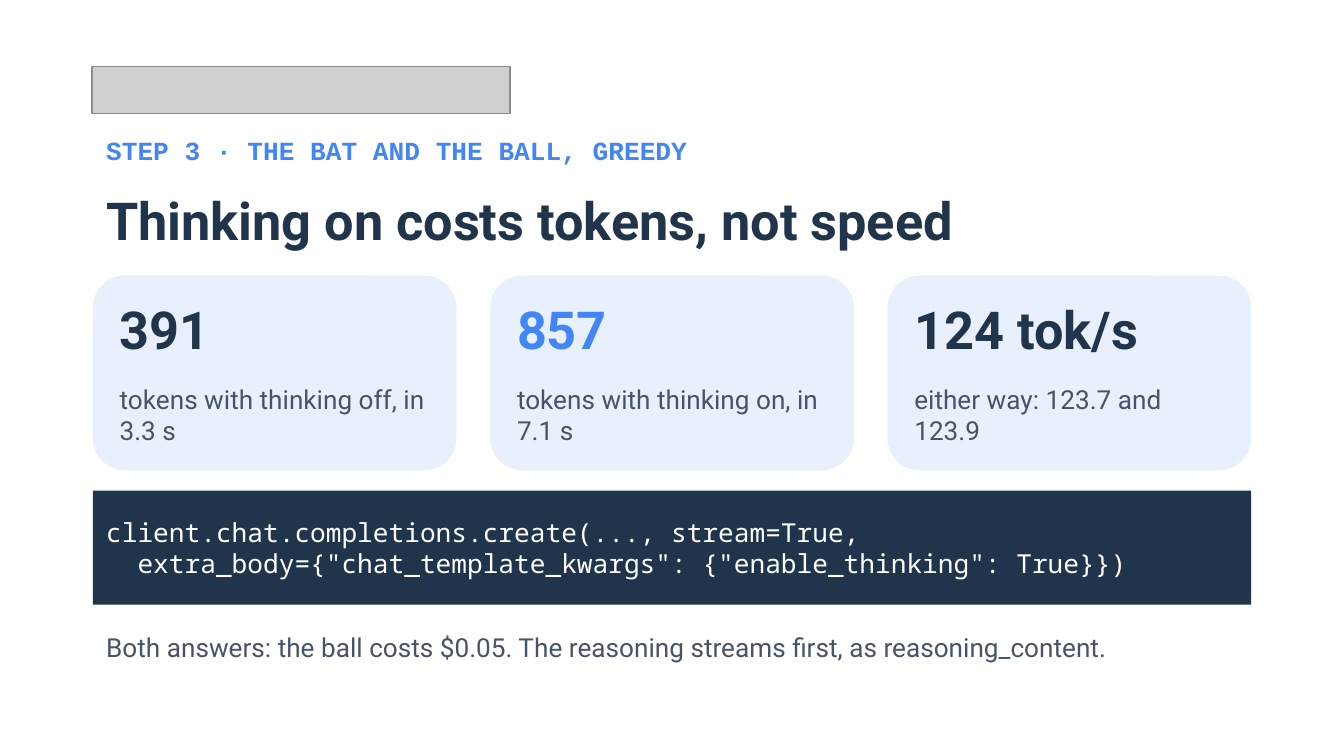
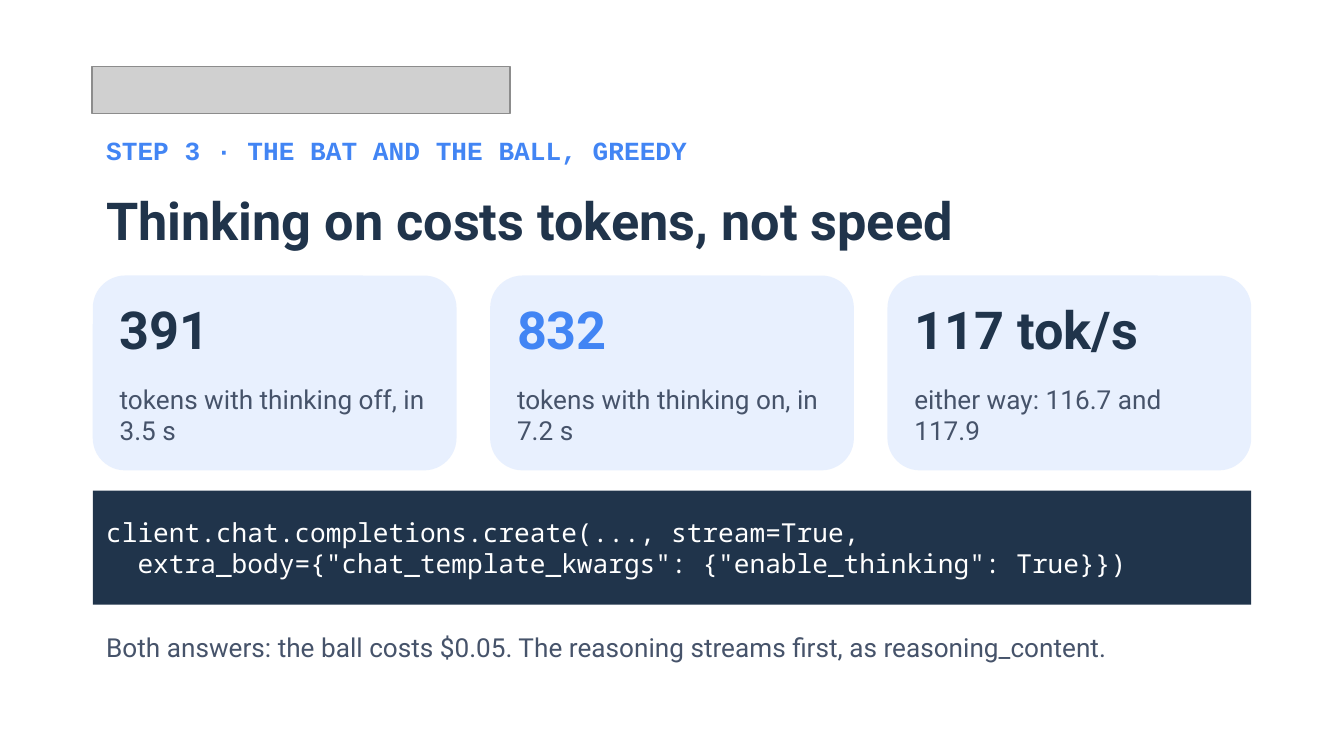
Before and after one commit to xbill9/colab, a slide deck: slide 9 of docs/deck/gemma4-colab-tpu-gde.pptx. Drawn at 1344x756 pixels with LibreOffice and Linux fonts; fonts in the diff are those of the drawing; grey boxes stand for pictures. Boxes give left, top, right and bottom in pixels: in the first picture for what was removed or moved away, otherwise in the second. Text is boxed around its words. In the diff, an @@ line names an element or a change of style, - is before the commit and + after.

```diff
--- a/docs/deck/gemma4-colab-tpu-gde.pptx
+++ b/docs/deck/gemma4-colab-tpu-gde.pptx
@@ text at (517,311,607,350): text changed @@
-857
+832
@@ text at (914,309,1138,352): text changed @@
-124 tok/s
+117 tok/s
@@ text at (120,389,424,440): text changed @@
-tokens with thinking off, in 3.3 s
+tokens with thinking off, in 3.5 s
@@ text at (517,389,818,440): text changed @@
-tokens with thinking on, in 7.1 s
+tokens with thinking on, in 7.2 s
@@ text at (914,389,1161,440): text changed @@
-either way: 123.7 and 123.9
+either way: 116.7 and 117.9
```
Also in this commit, not shown: 10 other slides changed, 1 slide added, 1 other file.
